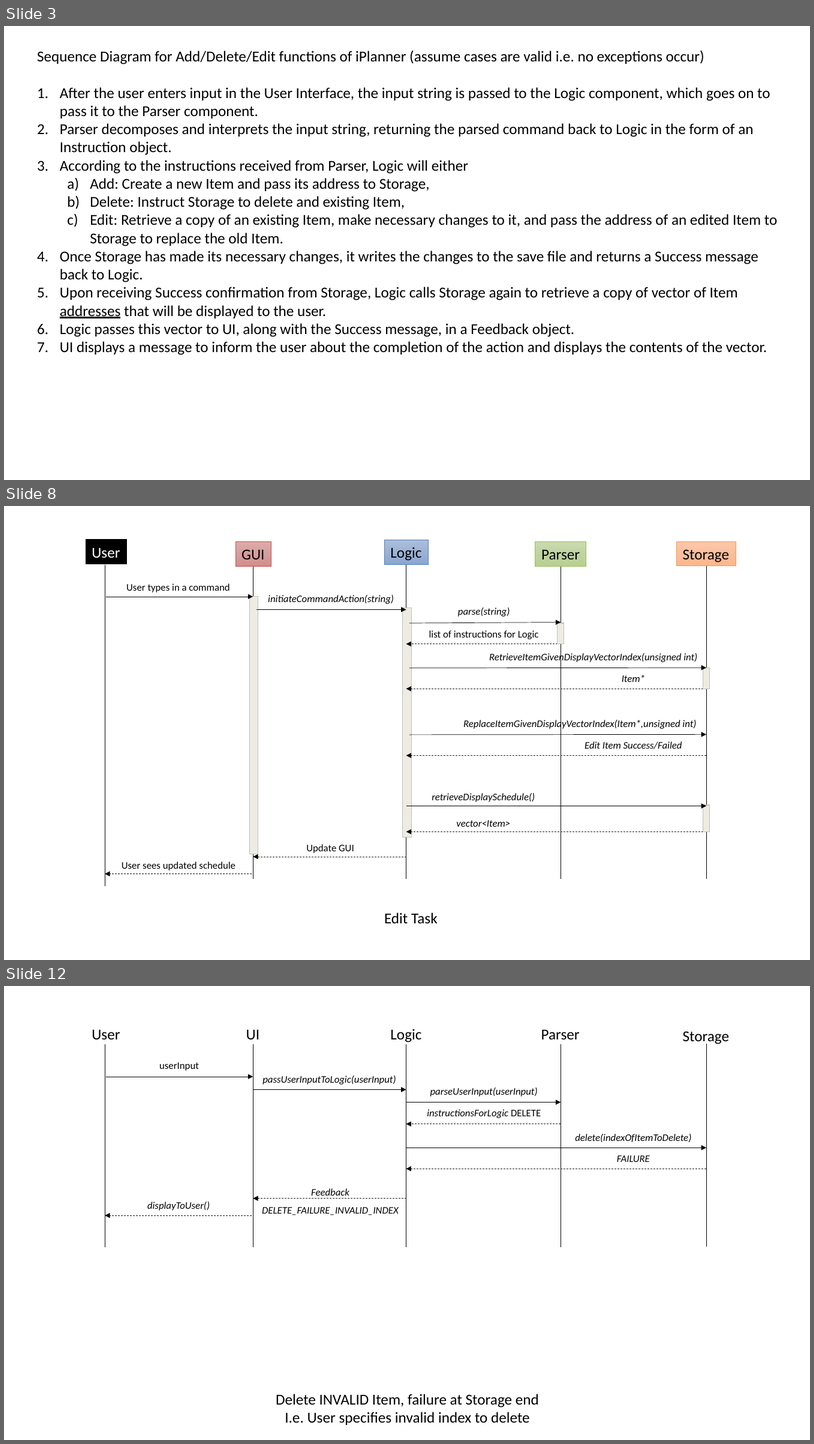
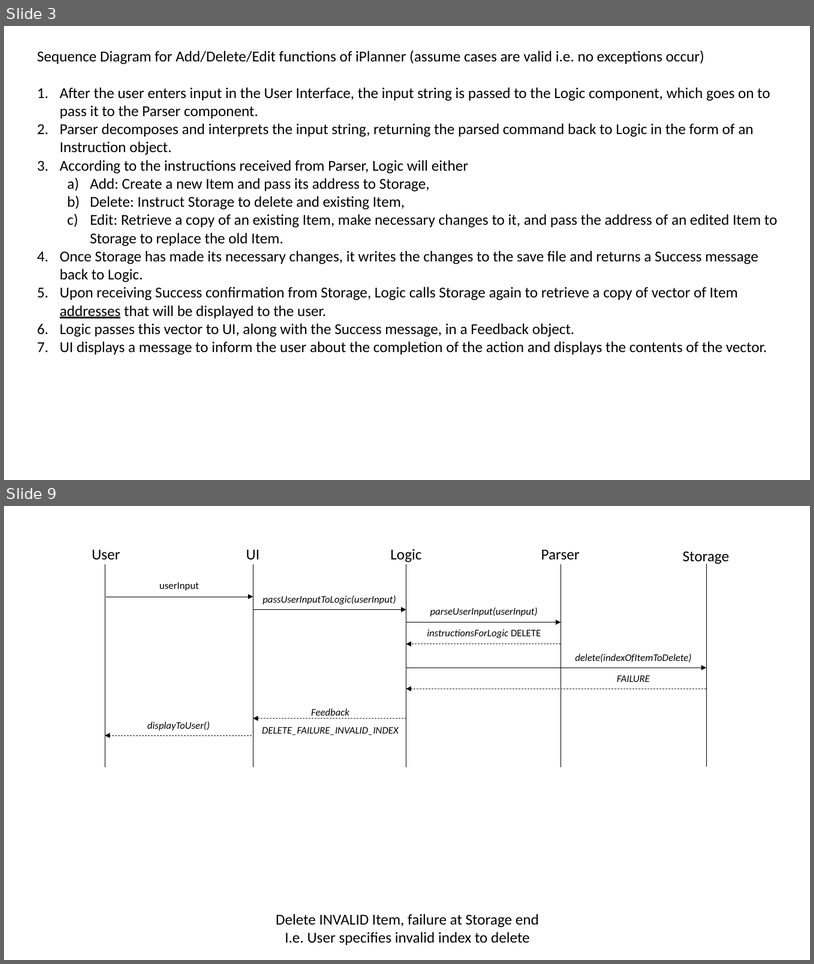
Before and after one commit to cs2103jan2015-f10-2c/main, a slide deck: iPlanner Documentation/[V0.5]/Sequence Diagrams.pptx. Shown one above the other, each under a label of ours: slides 3, 8 and 12 before the commit, slides 3 and 9 after it; the slides between them are not shown. The pictures are 814x1444 and 814x964 pixels, drawn with LibreOffice and Linux fonts; fonts in the diff are those of the drawing. Boxes give left, top, right and bottom in pixels: in the first picture for what was removed or moved away, otherwise in the second. Text is boxed around its words. In the diff, an @@ line names an element or a change of style, - is before the commit and + after.

```diff
--- a/iPlanner Documentation/[V0.5]/Sequence Diagrams.pptx
+++ b/iPlanner Documentation/[V0.5]/Sequence Diagrams.pptx
@@ slide 8 removed at (4, 506, 810, 960), background #FFFFFF @@
@@ group removed at (86, 539, 737, 886): 12 texts, 12 arrows, 10 rectangles, 5 lines @@
-User types in a command
-parse(string)
-list of instructions for Logic
-Logic
-GUI
-Parser
-Storage
-User
-RetrieveItemGivenDisplayVectorIndex(unsigned int)
-retrieveDisplaySchedule()
-vector<Item>
-Item*
-initiateCommandAction(string)
-User sees updated schedule
-Update GUI
-ReplaceItemGivenDisplayVectorIndex(Item*,unsigned int)
-Edit Item Success/Failed
@@ text removed at (384, 912, 438, 923) @@
-Edit Task
@@ what was slide 12 is now slide 9 @@
```
Also in this commit, not shown: 2 slides changed, 3 slides added, 5 other slides removed, 11 other files.
